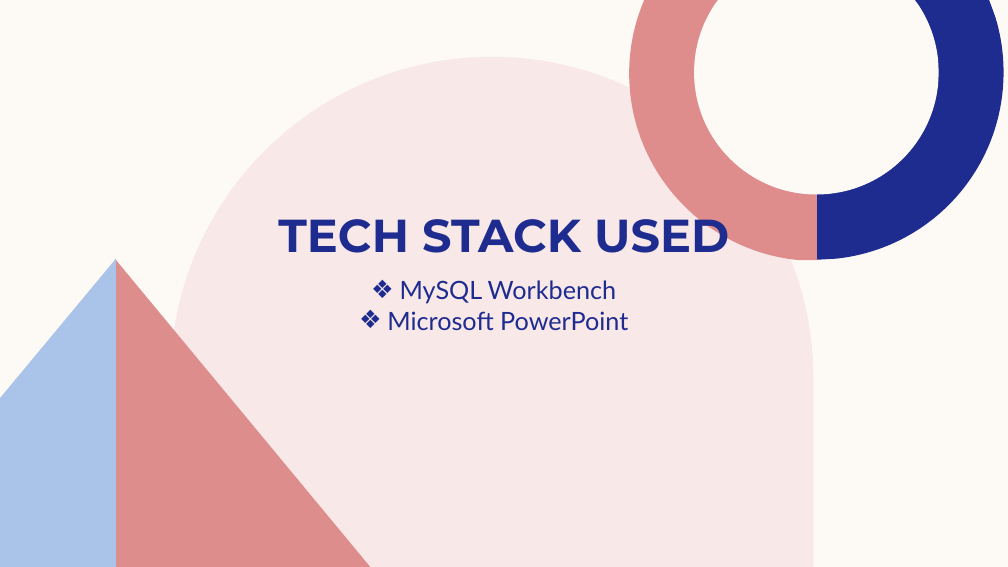
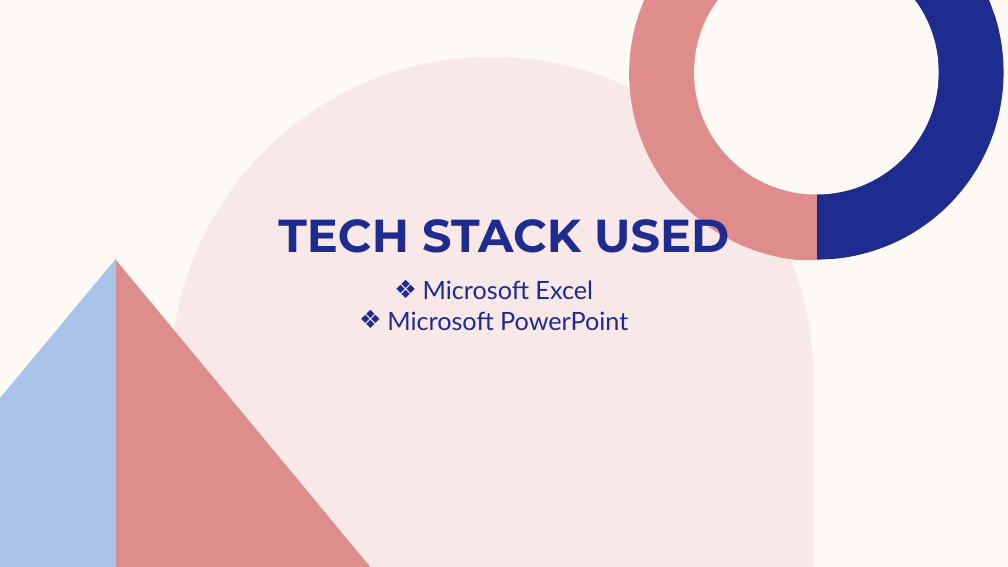
Before and after one commit to ShindeYash/Hiring_Process_Analytics, a slide deck: slide 7 of Report - Hiring_Process_Analytics.pptx. Drawn at 1008x567 pixels with LibreOffice and Linux fonts; fonts in the diff are those of the drawing. Boxes give left, top, right and bottom in pixels: in the first picture for what was removed or moved away, otherwise in the second. Text is boxed around its words. In the diff, an @@ line names an element or a change of style, - is before the commit and + after.

```diff
--- a/Report - Hiring_Process_Analytics.pptx
+++ b/Report - Hiring_Process_Analytics.pptx
@@ text at [423,280,593,299]: text changed @@
-❖ MySQL Workbench
+❖ Microsoft Excel
```
Also in this commit, not shown: 3 other slides changed, 8 slides added, 5 slides removed, 3 other files.
